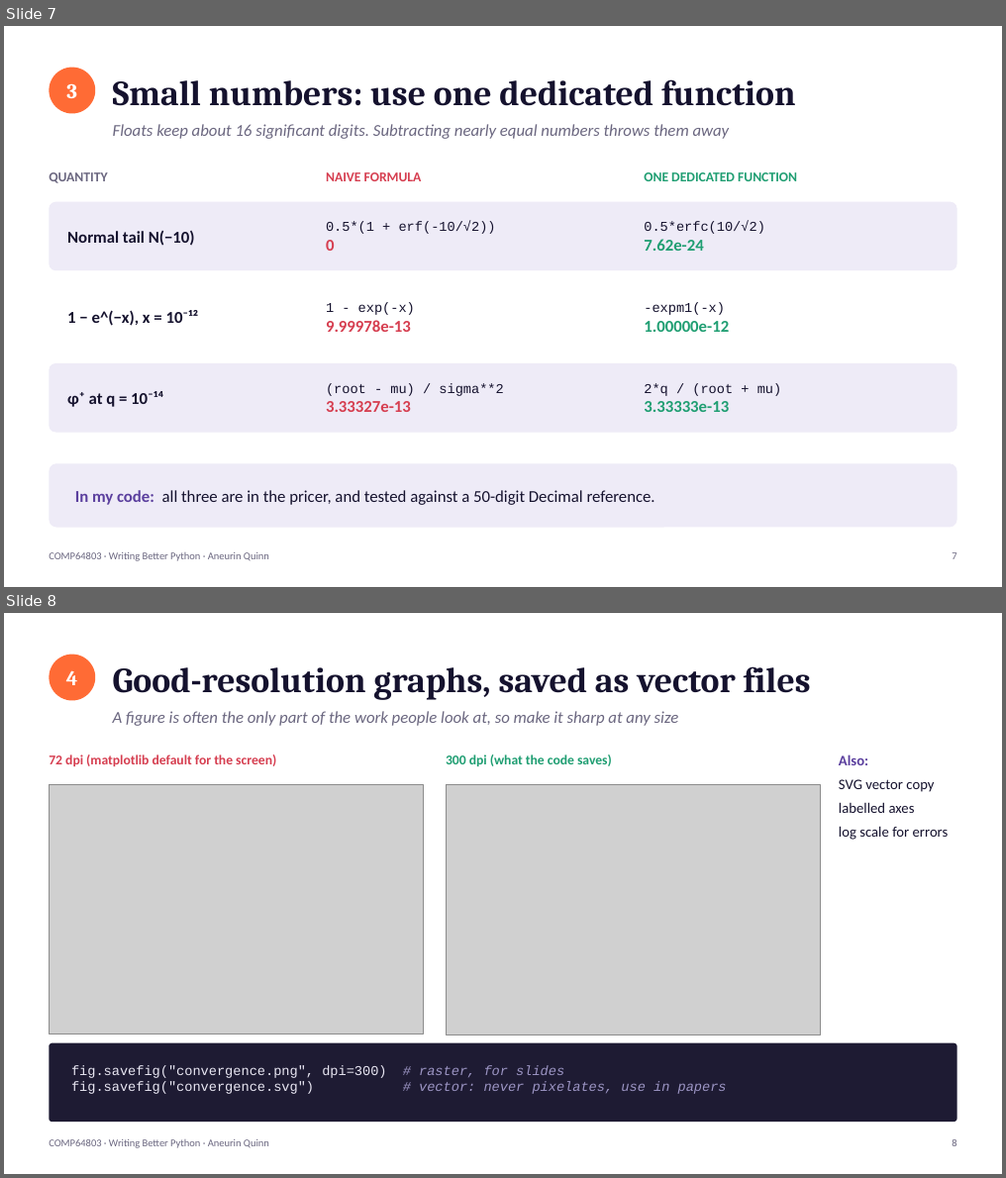
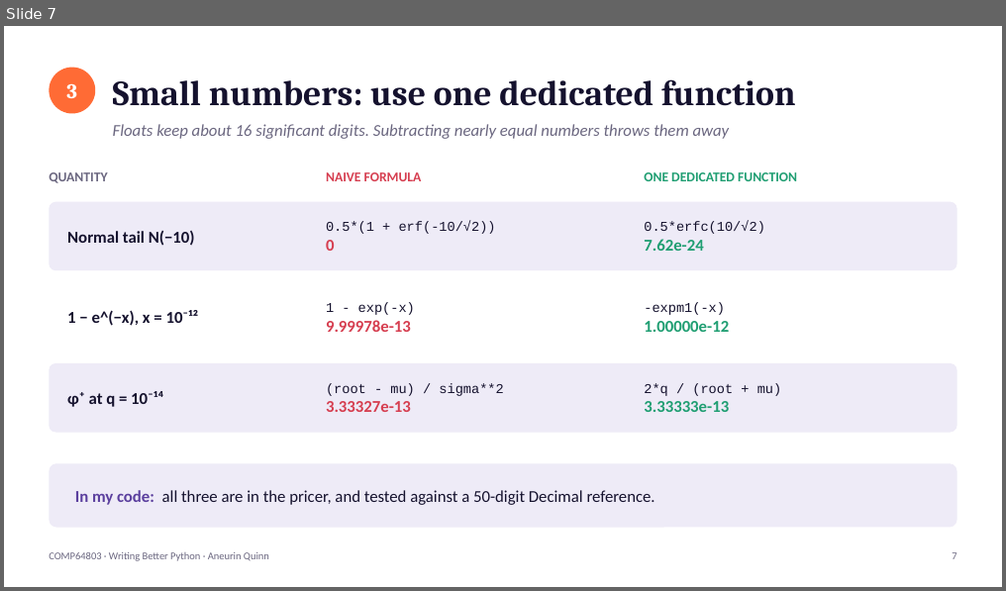
Before and after one commit to mingfeisun/COMP64803-Responsible-Reproducible-AI, a slide deck: cohort-2026/Aneurin_Quinn/Effective_Python/Pythonic_Thinking_AQ.pptx. Shown one above the other, each under a label of ours: slides 7 and 8 before the commit, slide 7 after it. The pictures are 1006x1178 and 1006x591 pixels, drawn with LibreOffice and Linux fonts; fonts in the diff are those of the drawing; grey boxes stand for pictures. Boxes give left, top, right and bottom in pixels: in the first picture for what was removed or moved away, otherwise in the second. Text is boxed around its words. In the diff, an @@ line names an element or a change of style, - is before the commit and + after.

```diff
--- a/cohort-2026/Aneurin_Quinn/Effective_Python/Pythonic_Thinking_AQ.pptx
+++ b/cohort-2026/Aneurin_Quinn/Effective_Python/Pythonic_Thinking_AQ.pptx
@@ slide 8 removed at [4,613,1002,1174], background #FFFFFF @@
@@ ellipse removed at [49,655,95,700] @@
-4
@@ text removed at [113,666,811,700] @@
-Good-resolution graphs, saved as vector files
@@ text removed at [113,711,679,726] @@
-A figure is often the only part of the work people look at, so make it sharp at any size
@@ text removed at [49,755,276,766] @@
-72 dpi (matplotlib default for the screen)
@@ text removed at [446,755,612,766] @@
-300 dpi (what the code saves)
@@ text removed at [839,755,948,840] @@
-Also:
-SVG vector copy
-labelled axes
-log scale for errors
@@ picture removed at [49,785,423,1035] @@
@@ picture removed at [446,785,820,1035] @@
@@ rounded rectangle removed at [49,1044,957,1122] @@
@@ text removed at [71,1065,727,1094] @@
-fig.savefig("convergence.png", dpi=300) # raster, for slides
-fig.savefig("convergence.svg") # vector: never pixelates, use in papers
@@ text removed at [49,1140,269,1149] @@
-COMP64803 · Writing Better Python · Aneurin Quinn
@@ text removed at [951,1140,956,1147] @@
-8
```
Also in this commit, not shown: 3 slides changed, 2 slides added, 1 other slide removed, 14 other files.
